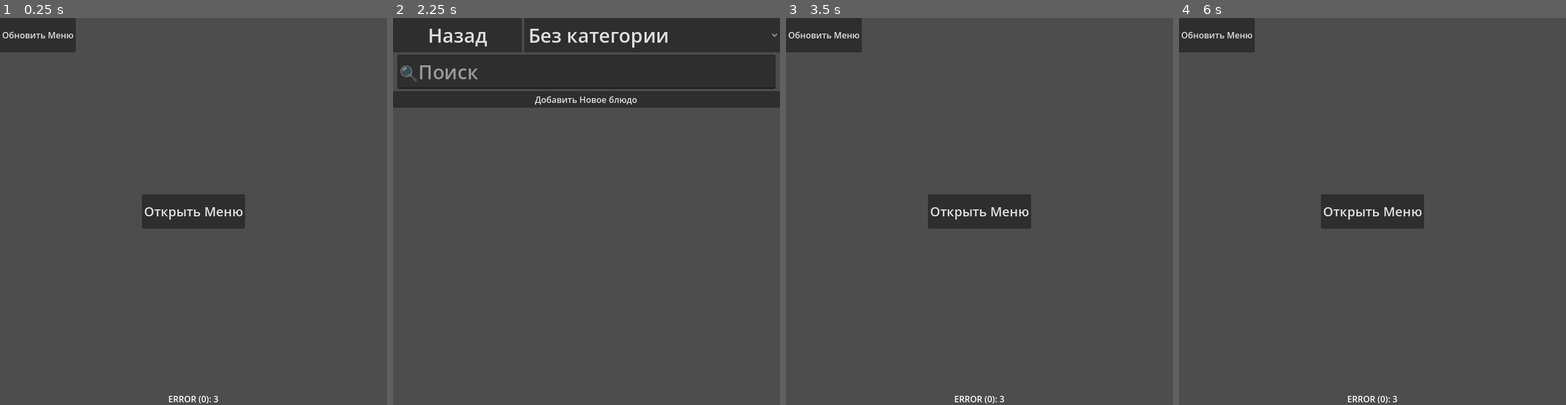
Above: before the commit, frames 1-4 (left to right).
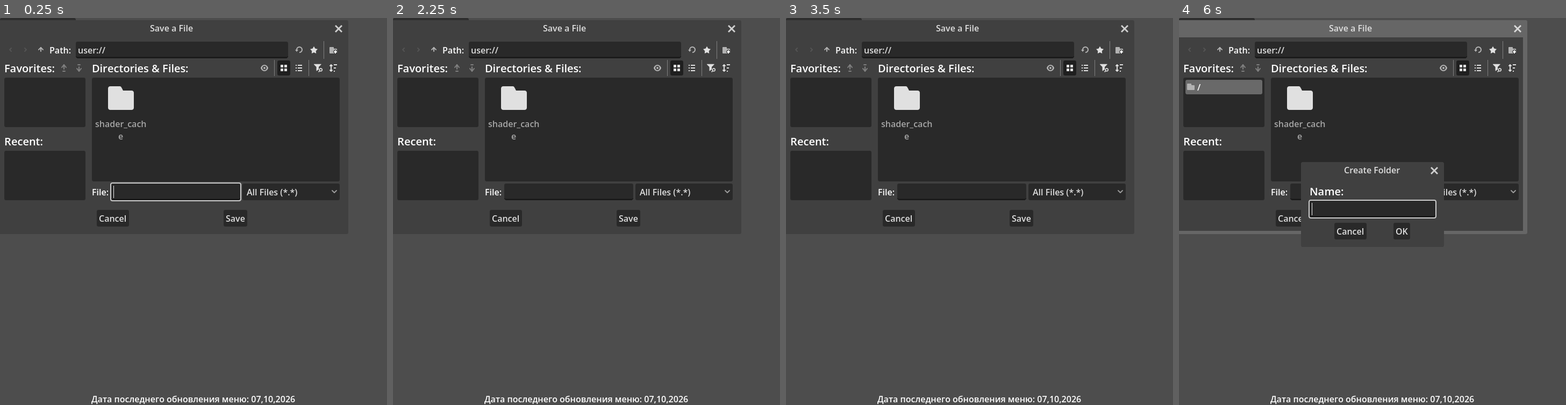
Above: after the commit, the same moments.

Repository: lopkauna/webgdhtttptest
Game: Godot game, scene res://node_2d.tscn
The game is run twice, just before and just after one commit, with the same random seed, the same clock (stepped at 60 frames per second) and the same inputs.
Inputs (mouse positions are in pixels of both pictures, inside the frame that each line leads up to):
- Up to frame 1 (0.25 s): no input
- Up to frame 2 (2.25 s): click (435, 48) at 0.52 s; click (435, 48) at 1.27 s; click "Открыть Меню" at 2 s
- Up to frame 3 (3.5 s): click "Назад" (after the commit: "Открыть Меню") at 2.75 s
- Up to frame 4 (6 s): click "Обновить Меню" at 3.5 s; click (1476, 48) at 4.27 s; click (1492, 48) at 5.02 s; click (1511, 48) at 5.77 s

The runs differ from the first frame. In frame 1, 29% of the frame differs, in the area x 0-89%, y 1-100%; in frame 2, 25%; in frame 3, 29%; in frame 4, 32%, in the area x 0-90%, y 0-100%.

Commit message:
gfhj34
325ewrtwer

Diff:
--- a/node_2d.gd
+++ b/node_2d.gd
@@ -48,7 +48,8 @@
 	searchhttp.request_completed.connect(_response_find)
 	updatelisthttp.request_completed.connect(_response_update)
 	getcontenthttp.request_completed.connect(_response_content)
-	get_allprojzip()
+	$FileDialog2.popup()
+	#get_allprojzip()
 	#delreqshttp.request_completed.connect(_response_delete)
 	#http.connect("request_completed", self, "response")
 
@@ -110,7 +111,7 @@
 			save_file.store_line(updatelisthttp.download_file)
 			print("find OK:  ")
 			$MainMenu/MarginContainer/Label.text = str("find OK:  ", save_file.get_path_absolute())
-			$FileDialog2.popup()
+
 			extract_all_from_zip("user://main.zip")
 			#ZIPPacker
 			#ZIPReader
Not shown, changed: index.html
Not shown, changed: index.pck
Not shown, changed: index.service.worker.js
